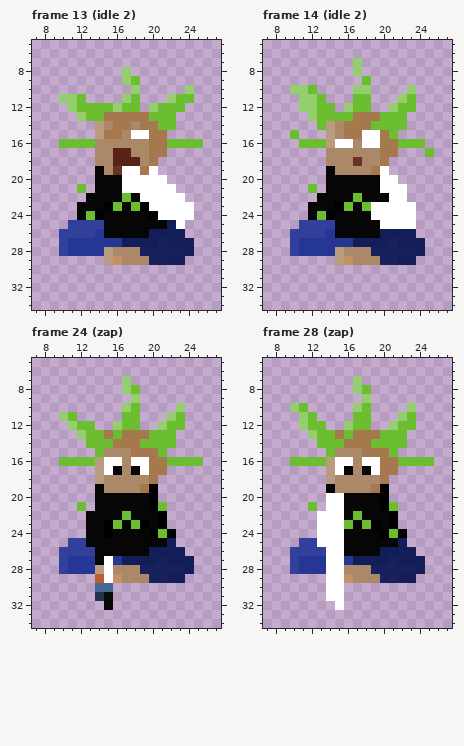
A pixel-art file gets an edit: Assets/Resources/new aseprite/beings/perso/perso_sit.aseprite. Above is the file before it was changed.
36x36 pixels, 29 frames. Colours within 5 levels of each other are drawn and written as one. Shown: frame 13 (idle 2): x 7..27, y 5..34; frame 14 (idle 2): x 7..27, y 5..34; frame 24 (zap): x 7..27, y 5..34; frame 28 (zap): x 7..27, y 5..34. The commit also changed other frames, which this record leaves out.
After the commit:
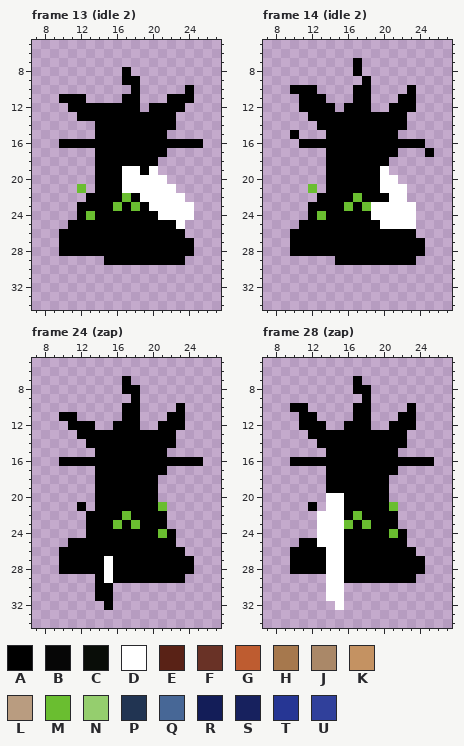
Palette (. is transparent): A #000000  B #060606  C #090d08  D #ffffff  E #592216  F #693226  G #be5c30  H #a6784d  J #aa8868  K #c49262  L #b99c80  M #6abe30  N #95ce6e  P #213452  Q #476796  R #131d58  S #17215e  T #263694  U #30409b
From old to new:
layer "...em/.base. em" now shown
--- frame 13 (idle 2), layer "...em/.base. em"
@@ x 7..27 @@
  7 .....................
- 8 ..........N..........
- 9 ..........NM.........
-10 ...........N.....N...
-11 ...NNM....NM...NMM...
-12 ....NMMMMNMM.NMMM....
-13 .....NMMHHHHHMMM.....
-14 .......LJHHJHHMM.....
-15 .......LHHJDDHH......
-16 ...MMMMJJJJJJHHMMMM..
-17 .......JJEEJJHH......
-18 .......JJEEEJH.......
-19 .......BJFDDHD.......
-20 .......BBBDDDDD......
-21 .....M.BBBDDDDDD.....
-22 ......BBBBMBDDDDD....
-23 .....BBBAMBMADDDDD...
-24 .....BMABBBBBADDDD...
-25 ....UUUUBBBBBBBRD....
-26 ...UUUUTBBBBBRRRR....
-27 ...UTTTTTTRRRRSRRR...
-28 ...UTTTTLJJJSSSSSR...
-29 ........LKJJJSSRR....
+ 8 ..........A..........
+ 9 ..........AA.........
+10 ...........A.....A...
+11 ...AAA....AA...AAA...
+12 ....AAAAAAAA.AAAA....
+13 .....AAAAAAAAAAA.....
+14 .......AAAAAAAAA.....
+15 .......AAAAAAAA......
+16 ...AAAAAAAAAAAAAAAA..
+17 .......AAAAAAAA......
+18 .......AAAAAAA.......
+19 .......AAADDAD.......
+20 .......AAADDDDD......
+21 .....M.AAADDDDDD.....
+22 ......AAAAMADDDDD....
+23 .....AAAAMAMADDDDD...
+24 .....AMAAAAAAADDDD...
+25 ....AAAAAAAAAAAAD....
+26 ...AAAAAAAAAAAAAA....
+27 ...AAAAAAAAAAAAAAA...
+28 ...AAAAAAAAAAAAAAA...
+29 ........AAAAAAAAA....
 30 .....................
--- frame 14 (idle 2), layer "...em/.base. em"
@@ x 7..27 @@
  6 .....................
- 7 ..........N..........
- 8 ..........N..........
- 9 ...........M.........
-10 ...NNM....NN....N....
-11 ....NNM...MM...NM....
-12 ....NNMM.NMM..NMM....
-13 .....NMMMMHHHMMM.....
-14 ......MLJHHHMMMM.....
-15 ...M...LJHHDDHM......
-16 ....MMMLDDJDDHHMMM...
-17 .......JJJJJJHH...M..
-18 .......JJJFJJH.......
-19 .......BJJJJHD.......
-20 .......BBBBBBDD......
-21 .....M.BBBBBBDDD.....
-22 ......BBBBMBBBDD.....
-23 .....BBBAMBMDDDDD....
-24 .....BMABBBBDDDDD....
-25 ....UUUUBBBBBDDDD....
-26 ...UUUUTBBBBBRRRR....
-27 ...UTTTTTTRRRRSRRR...
-28 ...UTTTTLJJJSSSSSR...
-29 ........LKJJJSSRR....
+ 7 ..........A..........
+ 8 ..........A..........
+ 9 ...........A.........
+10 ...AAA....AA....A....
+11 ....AAA...AA...AA....
+12 ....AAAA.AAA..AAA....
+13 .....AAAAAAAAAAA.....
+14 ......AAAAAAAAAA.....
+15 ...A...AAAAAAAA......
+16 ....AAAAAAAAAAAAAA...
+17 .......AAAAAAAA...A..
+18 .......AAAAAAA.......
+19 .......AAAAAAD.......
+20 .......AAAAAADD......
+21 .....M.AAAAAADDD.....
+22 ......AAAAMAAADD.....
+23 .....AAAAMAMDDDDD....
+24 .....AMAAAAADDDDD....
+25 ....AAAAAAAAADDDD....
+26 ...AAAAAAAAAAAAAA....
+27 ...AAAAAAAAAAAAAAA...
+28 ...AAAAAAAAAAAAAAA...
+29 ........AAAAAAAAA....
 30 .....................
--- frame 24 (zap), layer "...em/.base. em"
@@ x 7..27 @@
  6 .....................
- 7 ..........N..........
- 8 ..........NM.........
- 9 ...........N.........
-10 ..........NM....N....
-11 ...NM.....MM...NM....
-12 ....NMM..NMM..NMM....
-13 .....NMMHMHHHMMM.....
-14 ......MMMHHHMMMM.....
-15 .......MJJJHHHM......
-16 ...MMMMLDDJDDHHMMMM..
-17 .......LDBJBDHH......
-18 .......LJJJJJH.......
-19 .......BJJJJHA.......
-20 .......BBBBBBA.......
-21 .....M.BBBBBBAM......
-22 ......BBBBMBBBA......
-23 ......BBAMBMABA......
-24 ......BBABBBBAMA.....
-25 ....UUBBBBBBBBBR.....
-26 ...UUUUBBBBBBRRRR....
-27 ...UTTTBDTRRRRSRRR...
-28 ...UTTTLDJJJSSSSSR...
-29 .......GDKJJJSSRR....
-30 .......QQ............
-31 .......PC............
-32 ........B............
+ 7 ..........A..........
+ 8 ..........AA.........
+ 9 ...........A.........
+10 ..........AA....A....
+11 ...AA.....AA...AA....
+12 ....AAA..AAA..AAA....
+13 .....AAAAAAAAAAA.....
+14 ......AAAAAAAAAA.....
+15 .......AAAAAAAA......
+16 ...AAAAAAAAAAAAAAAA..
+17 .......AAAAAAAA......
+18 .......AAAAAAA.......
+19 .......AAAAAAA.......
+20 .......AAAAAAA.......
+21 .....A.AAAAAAAM......
+22 ......AAAAMAAAA......
+23 ......AAAMAMAAA......
+24 ......AAAAAAAAMA.....
+25 ....AAAAAAAAAAAA.....
+26 ...AAAAAAAAAAAAAA....
+27 ...AAAAADAAAAAAAAA...
+28 ...AAAAADAAAAAAAAA...
+29 .......ADAAAAAAAA....
+30 .......AA............
+31 .......AA............
+32 ........A............
 33 .....................
--- frame 28 (zap), layer "...em/.base. em"
@@ x 7..27 @@
  6 .....................
- 7 ..........N..........
- 8 ..........NM.........
- 9 ...........N.........
-10 ...NM.....NM....N....
-11 ....NM....MM...NM....
-12 ....NMM..NMM..NMM....
-13 .....NMMHMHHHMMM.....
-14 ......MMMHHHMMMM.....
-15 .......MJJJHHHM......
-16 ...MMMMLDDJDDHHMMMM..
-17 .......LDBJBDHH......
-18 .......LJJJJJH.......
-19 .......BJJJJHA.......
-20 .......DDBBBBA.......
-21 .....M.DDBBBBAM......
-22 ......DDDBMBBBA......
-23 ......DDDMBMABA......
-24 ......DDDBBBBAMA.....
-25 ....UUDDDBBBBBBR.....
-26 ...UUUUDDBBBBRRRR....
-27 ...UTTTDDTRRRRSRRR...
-28 ...UTTTDDJJJSSSSSR...
-29 .......DDKJJJSSRR....
+ 7 ..........A..........
+ 8 ..........AA.........
+ 9 ...........A.........
+10 ...AA.....AA....A....
+11 ....AA....AA...AA....
+12 ....AAA..AAA..AAA....
+13 .....AAAAAAAAAAA.....
+14 ......AAAAAAAAAA.....
+15 .......AAAAAAAA......
+16 ...AAAAAAAAAAAAAAAA..
+17 .......AAAAAAAA......
+18 .......AAAAAAA.......
+19 .......AAAAAAA.......
+20 .......DDAAAAA.......
+21 .....A.DDAAAAAM......
+22 ......DDDAMAAAA......
+23 ......DDDMAMAAA......
+24 ......DDDAAAAAMA.....
+25 ....AADDDAAAAAAA.....
+26 ...AAAADDAAAAAAAA....
+27 ...AAAADDAAAAAAAAA...
+28 ...AAAADDAAAAAAAAA...
+29 .......DDAAAAAAAA....
 30 .......DD............
